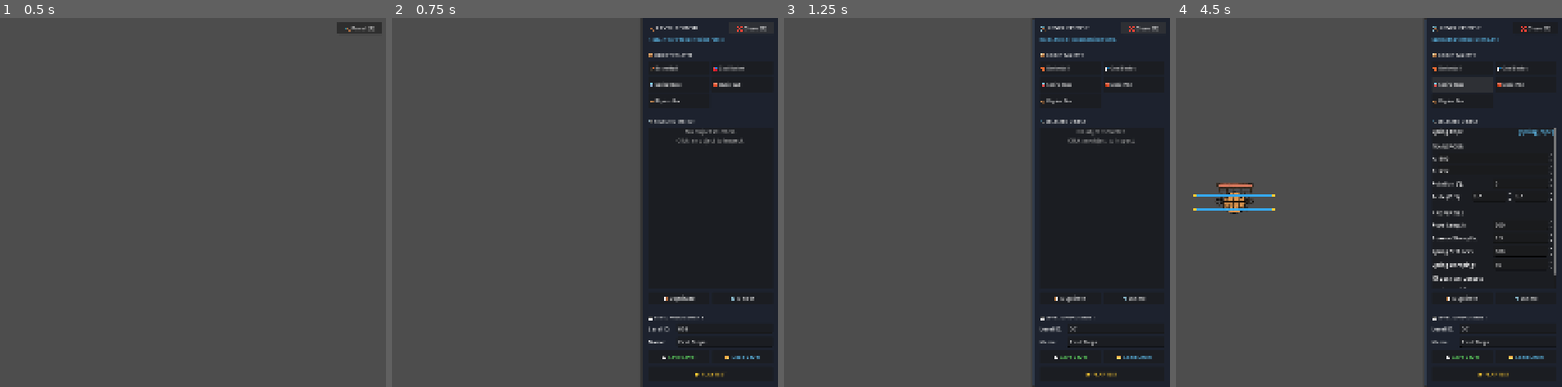
Above: before the commit, frames 1-4 (left to right).
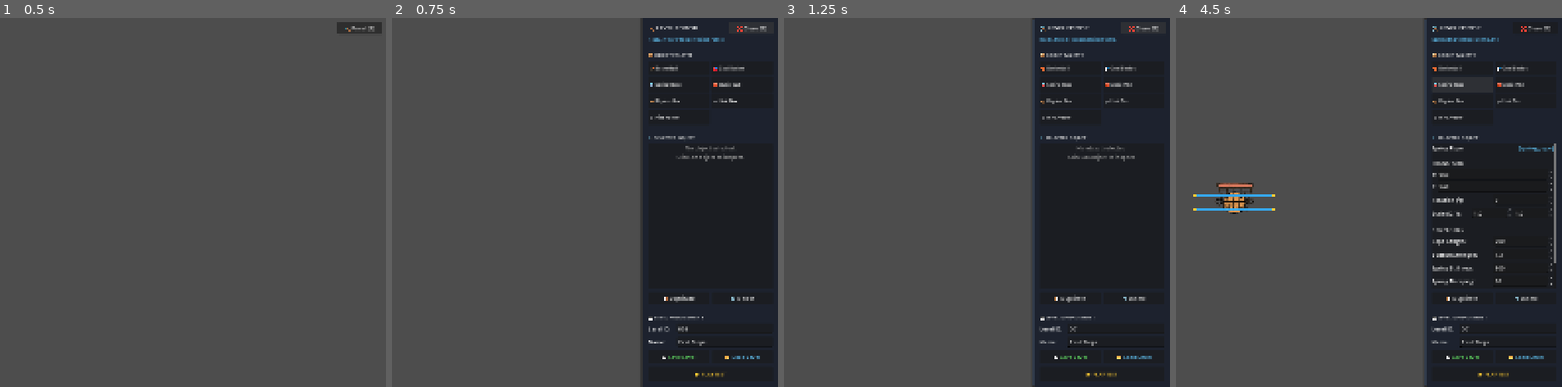
Above: after the commit, the same moments.

Repository: RavindraGarg-capsitech/Drag-2
Game: Godot game, scene res://Editor/Scenes/LevelEditor.tscn
Same seed, same stepped clock (60 frames per second), same inputs: the game is played once before the commit and once after it. This scene is started directly instead of the project's main scene.
Inputs:
- Up to frame 1 (0.5 s): no input
- Up to frame 2 (0.75 s): click "🛠️ Panel [E]" at 0.5 s
- Up to frame 3 (1.25 s): no input
- Up to frame 4 (4.5 s): click "▶️ PLAY TEST" at 1.25 s; click "▶️ PLAY TEST" at 2 s; click "🏀 Basketball" at 2.75 s; click "🎯 Goal Basket" at 3.5 s; click "🪢 Spring Rope" at 4.25 s

Frame 1 is identical in both runs. In frame 2, 0.7% of the frame differs, in the area x 66-91%, y 21-39%; in frame 3, 0.7%; in frame 4, 2.5%, in the area x 66-99%, y 21-74%.

Commit message:
hint box and arrow update

Diff:
--- a/Editor/Core/LevelObject.gd
+++ b/Editor/Core/LevelObject.gd
@@ -80,7 +80,7 @@
 
 	var spr: Sprite2D = get_node_or_null("Sprite2D") as Sprite2D
 	if spr != null and spr.texture != null:
-		var sz := spr.texture.get_size()
+		var sz := spr.texture.get_size() * spr.scale.abs()
 		return Rect2(-sz / 2.0, sz)
 
 	return Rect2(Vector2(-32, -32), Vector2(64, 64))
--- /dev/null
+++ b/Scenes/Objects/HintArrow.tscn
@@ -0,0 +1,11 @@
+[gd_scene format=3 uid="uid://brkvwluic2pxw"]
+
+[ext_resource type="Texture2D" uid="uid://vggsdqxvfn1a" path="res://Assests/Sprites/single/UI/HintArrow.png" id="1_xfea0"]
+[ext_resource type="Script" uid="uid://dgjp01spslix1" path="res://Scripts/Objects/HintArrow.gd" id="2_383t3"]
+
+[node name="HintArrow" type="Node2D" unique_id=1298317191]
+script = ExtResource("2_383t3")
+
+[node name="Sprite2D" type="Sprite2D" parent="." unique_id=794679831]
+scale = Vector2(0.24, 0.24)
+texture = ExtResource("1_xfea0")
--- /dev/null
+++ b/Scenes/Objects/HintBox.tscn
@@ -0,0 +1,11 @@
+[gd_scene format=3 uid="uid://dj75pqfe0at07"]
+
+[ext_resource type="Texture2D" uid="uid://dxkb5yo732yny" path="res://Assests/Sprites/single/UI/HintBox.png" id="1_f3hvo"]
+[ext_resource type="Script" uid="uid://dxmwacgwe187h" path="res://Scripts/Objects/HintBox.gd" id="2_ce31x"]
+
+[node name="HintBox" type="Node2D" unique_id=272280613]
+script = ExtResource("2_ce31x")
+
+[node name="Sprite2D" type="Sprite2D" parent="." unique_id=1217804400]
+scale = Vector2(0.24, 0.2)
+texture = ExtResource("1_f3hvo")
--- a/Scripts/Core/ObjectRegistry.gd
+++ b/Scripts/Core/ObjectRegistry.gd
@@ -34,7 +34,20 @@
 		"display_name": "Physics Box",
 		"scene_path": "res://Scenes/Objects/Box.tscn",
 		"category": "Physics"
+	},
+	"hintbox": {
+		"id": "hintbox",
+		"display_name": "Hint Box",
+		"scene_path": "res://Scenes/Objects/HintBox.tscn",
+		"category": "Hint"
+	},
+	"hintarrow": {
+		"id": "hintarrow",
+		"display_name": "Hint Arrow",
+		"scene_path": "res://Scenes/Objects/HintArrow.tscn",
+		"category": "Hint"
 	}
+
 }
 
 static var _custom_registry: Dictionary = {}
--- /dev/null
+++ b/Scripts/Objects/HintArrow.gd
@@ -0,0 +1,6 @@
+class_name hintarrow
+extends LevelObject
+
+func _init() -> void:
+	object_id = "hintarrow"
+	display_name = "hint arrow"
--- /dev/null
+++ b/Scripts/Objects/HintBox.gd
@@ -0,0 +1,6 @@
+class_name hintbox
+extends LevelObject
+
+func _init() -> void:
+	object_id = "hintbox"
+	display_name = "hint box"
Binary file added: Assests/Sprites/single/UI/HintArrow.png
Binary file added: Assests/Sprites/single/UI/HintBox.png
Not shown, changed: .gitignore
